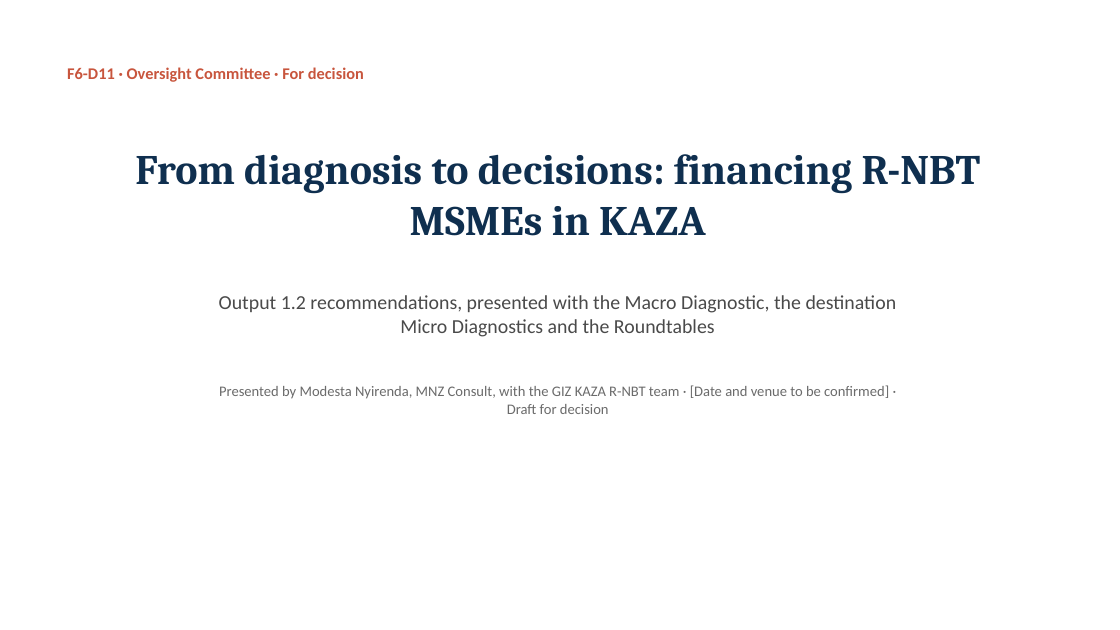
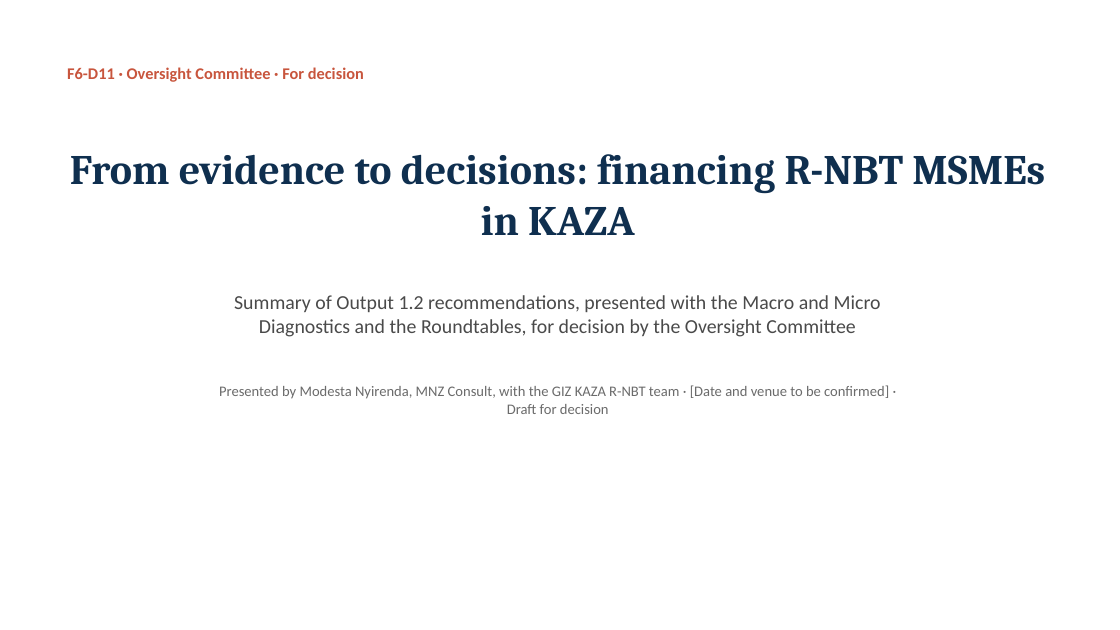
Before and after one commit to modestanz/GIZ-Works, a slide deck: slide 1 of deliverables/F6-D11_Output_1.2_Summary_Pack_Oversight_Committee.pptx. Drawn at 1120x630 pixels with LibreOffice and Linux fonts; fonts in the diff are those of the drawing; background and template pictures are left out. Boxes give left, top, right and bottom in pixels: in the first picture for what was removed or moved away, otherwise in the second. Text is boxed around its words. In the diff, an @@ line names an element or a change of style, - is before the commit and + after.

```diff
--- a/deliverables/F6-D11_Output_1.2_Summary_Pack_Oversight_Committee.pptx
+++ b/deliverables/F6-D11_Output_1.2_Summary_Pack_Oversight_Committee.pptx
@@ title at bbox=[70, 154, 1045, 235]: text changed @@
-From diagnosis to decisions: financing R-NBT MSMEs in KAZA
+From evidence to decisions: financing R-NBT MSMEs in KAZA
@@ text at bbox=[234, 295, 881, 337]: text changed @@
-Output 1.2 recommendations, presented with the Macro Diagnostic, the destination Micro Diagnostics and the Roundtables
+Summary of Output 1.2 recommendations, presented with the Macro and Micro Diagnostics and the Roundtables, for decision by the Oversight Committee
```
Also in this commit, not shown: 6 other files.
